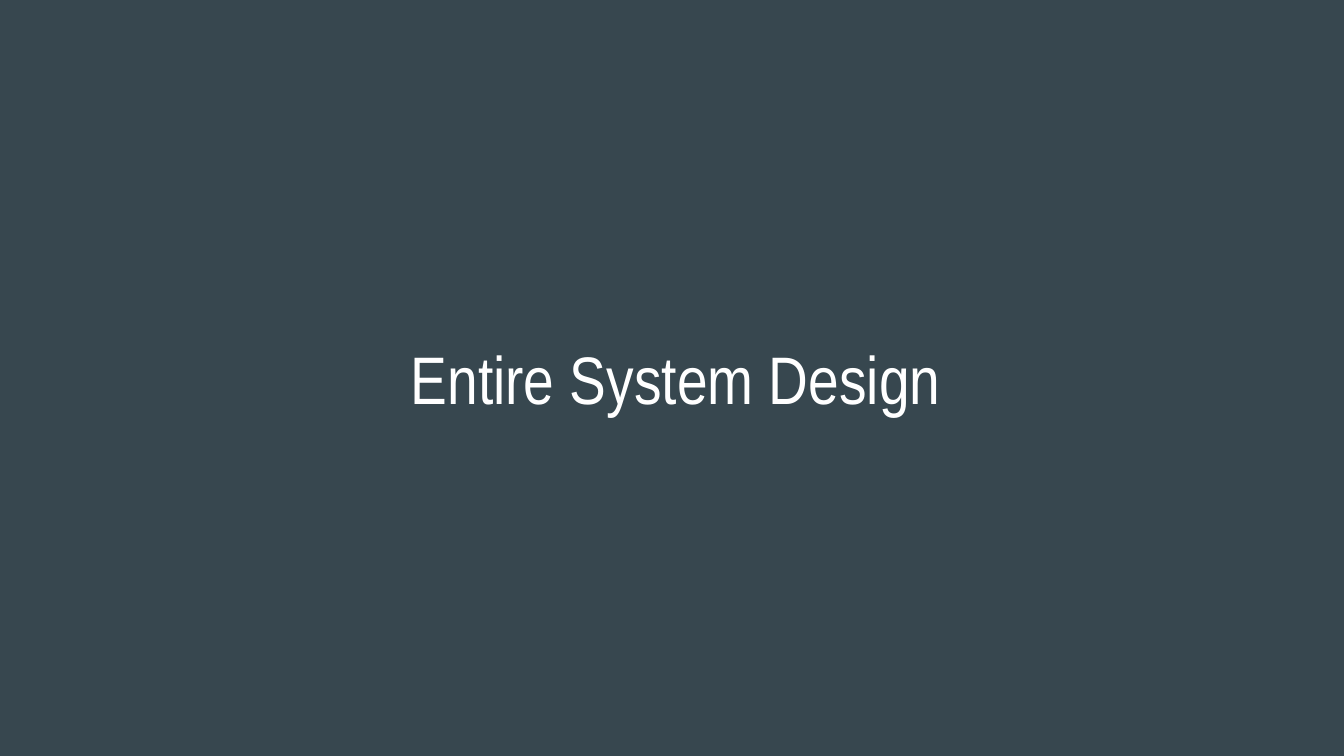
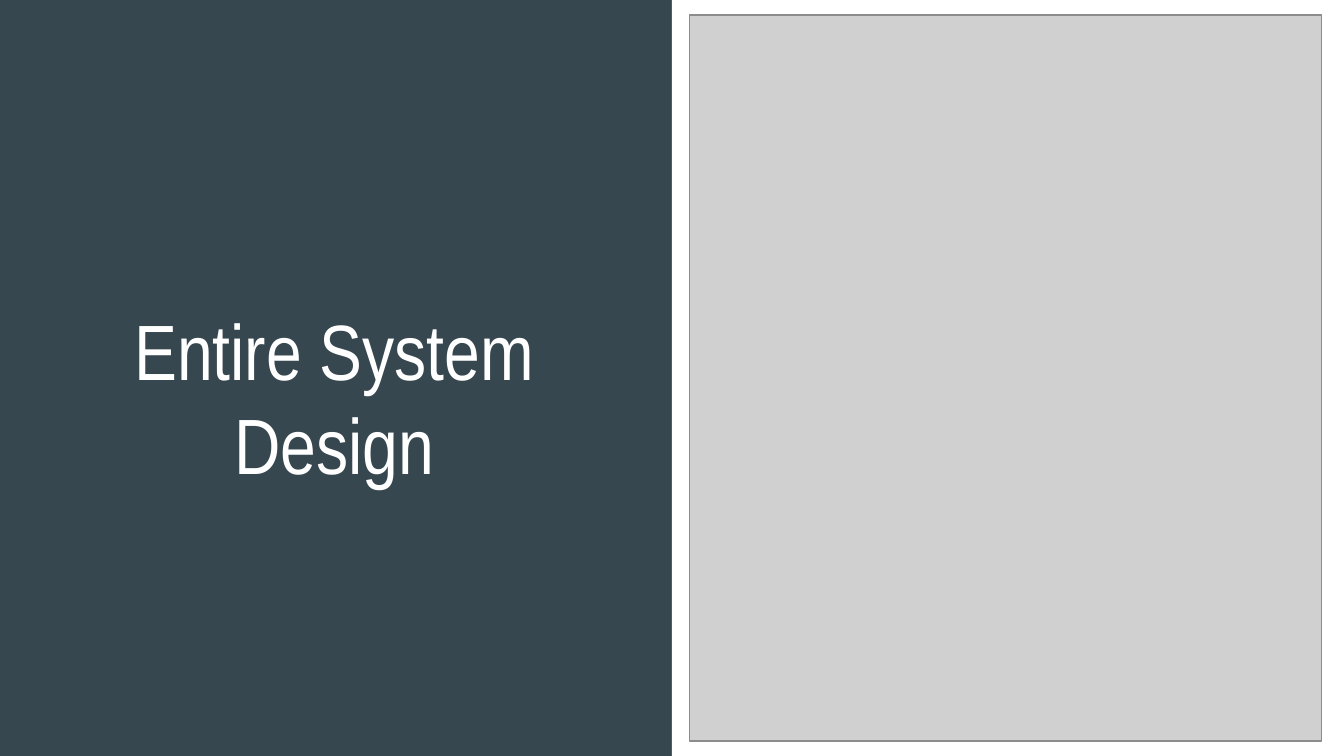
Before and after one commit to connorbutler44/Ketch, a slide deck: slide 16 of docs/Report 2/Ketch_Presentation2.pptx (slide 8 before the commit). Drawn at 1344x756 pixels with LibreOffice and Linux fonts; fonts in the diff are those of the drawing; grey boxes stand for pictures. Boxes give left, top, right and bottom in pixels: in the first picture for what was removed or moved away, otherwise in the second. Text is boxed around its words. In the diff, an @@ line names an element or a change of style, - is before the commit and + after.

Commit message:
Presentation 2 update

```diff
--- a/docs/Report 2/Ketch_Presentation2.pptx
+++ b/docs/Report 2/Ketch_Presentation2.pptx
@@ rectangle added at bbox=[672, 0, 1344, 755], fill #FFFFFF @@
@@ picture added at bbox=[689, 15, 1321, 741] @@
@@ title "Entire System Design": place and size @@
-title "Entire System Design" at bbox=[411, 355, 940, 417]
+title "Entire System Design" at bbox=[134, 323, 534, 489]
@@ title "Entire System Design" at bbox=[134, 323, 534, 489]: size 36 to 42 pt; vertical alignment middle to bottom @@
```
Also in this commit, not shown: 9 slides added, 1 slide removed.
